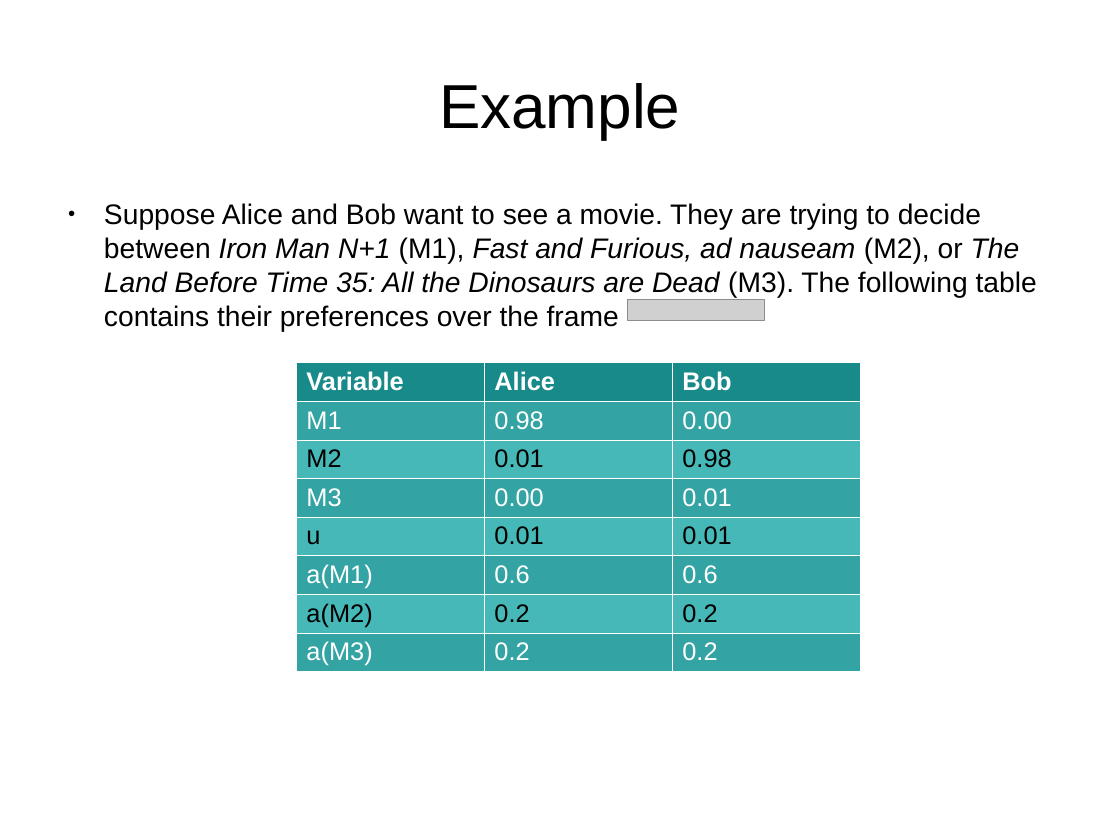
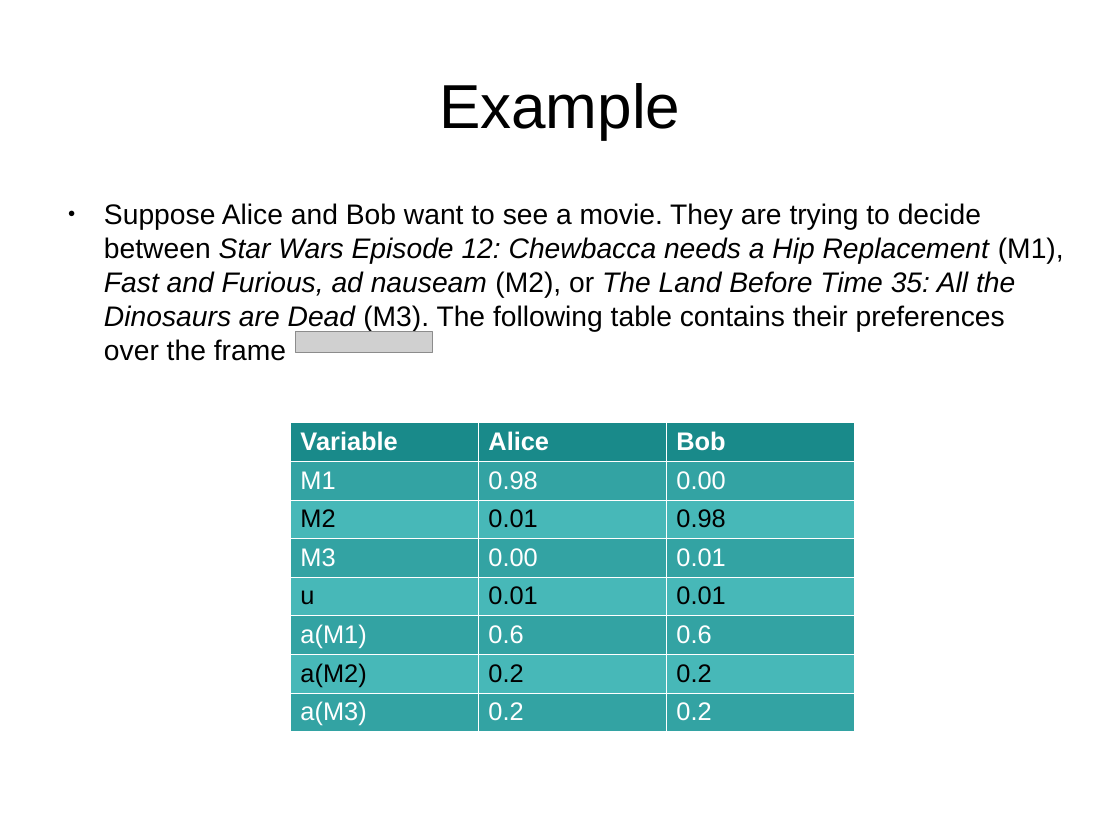
Before and after one commit to bstamour/SLHS, a slide deck: slide 23 of docs/proposal.odp. Drawn at 1120x840 pixels with LibreOffice and Linux fonts; fonts in the diff are those of the drawing; grey boxes stand for pictures. Boxes give left, top, right and bottom in pixels: in the first picture for what was removed or moved away, otherwise in the second. Text is boxed around its words. In the diff, an @@ line names an element or a change of style, - is before the commit and + after.

```diff
--- a/docs/proposal.odp
+++ b/docs/proposal.odp
@@ text at box(104, 203, 1064, 361): text changed @@
-● Suppose Alice and Bob want to see a movie. They are trying to decide between Iron Man N+1 (M1), Fast and Furious, ad nauseam (M2), or The Land Before Time 35: All the Dinosaurs are Dead (M3). The following table contains their preferences over the frame
+● Suppose Alice and Bob want to see a movie. They are trying to decide between Star Wars Episode 12: Chewbacca needs a Hip Replacement (M1), Fast and Furious, ad nauseam (M2), or The Land Before Time 35: All the Dinosaurs are Dead (M3). The following table contains their preferences over the frame
@@ picture: place and size @@
-picture at box(628, 300, 765, 320)
+picture at box(296, 332, 433, 353)
@@ table: place and size @@
-table at box(297, 363, 861, 674)
+table at box(291, 423, 855, 734)
```
Also in this commit, not shown: 6 other slides changed.
